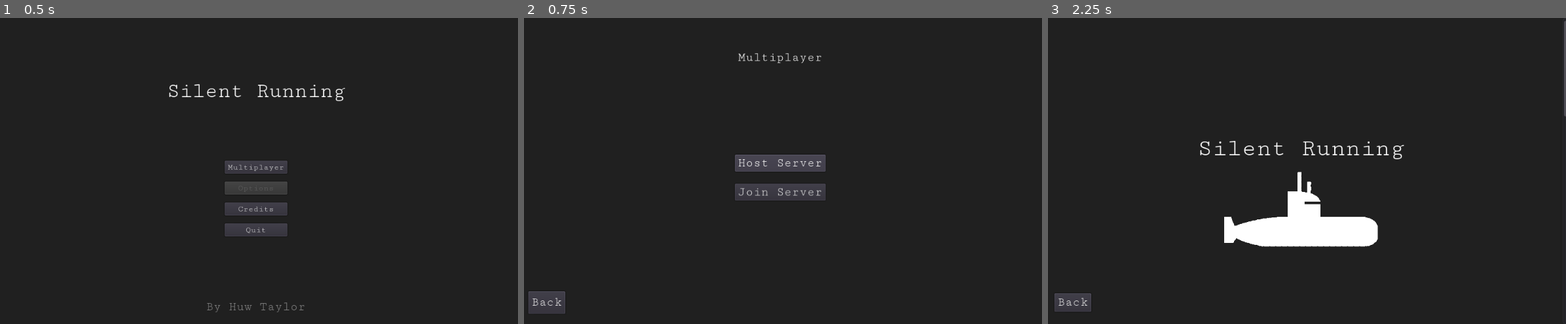
Above: before the commit, frames 1-3 (left to right).
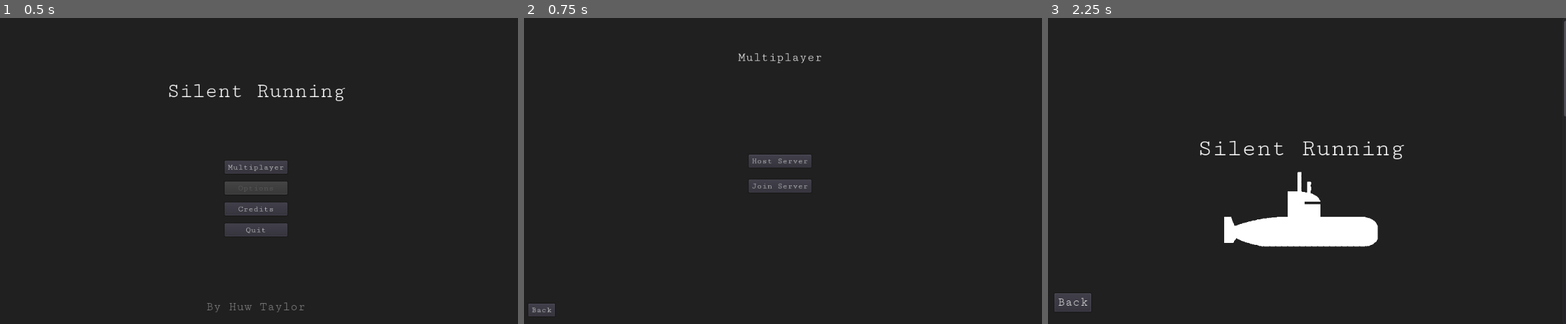
Above: after the commit, the same moments.

Repository: IMP1/silent-running-godot
Game: Godot game, scene res://scenes/Main.tscn
Same seed, same stepped clock (60 frames per second), same inputs: the game is played once before the commit and once after it.
Inputs:
- Up to frame 1 (0.5 s): no input
- Up to frame 2 (0.75 s): click "Multiplayer" at 0.5 s
- Up to frame 3 (2.25 s): click "Back" at 1.25 s; click "Credits" at 2 s

Frame 1 is identical in both runs. In frame 2, 1.9% of the frame differs, in the area x 0-59%, y 44-98%; in frame 3, nothing differs.
Error in both runs: Invalid get index '3' (on base: 'Array'). (res://Networking.gd:15)

Commit message:
Restructure controls in menu

Diff:
--- a/project/objects/Player.gd
+++ b/project/objects/Player.gd
@@ -95,10 +95,14 @@
 		# TODO: What is current secondary? Timer Mines, Proximity Mines, Decoy Mines, ...
 		# TODO: Use whatever it is!
 	# TODO: Remove debug map reveal
-	if Input.is_action_pressed("move_left") and \
-			event.is_action_pressed("toggle_silent_running") and \
-			Input.is_action_pressed("move_right"):
-		game_scene.reveal_map()
+	if Input.is_action_pressed("cycle_secondary_forward"):
+		var list : HBoxContainer = $HUD/GUI/Utilities/List
+		var last = list.get_child(list.get_child_count() - 1)
+		list.move_child(last, 0)
+	if Input.is_action_pressed("cycle_secondary_backward"):
+		var list : HBoxContainer = $HUD/GUI/Utilities/List
+		var first = list.get_child(0)
+		list.move_child(first, list.get_child_count() - 1)
 
 func toggle_silent_running(on):
 	if on:
--- a/project/objects/Player.tscn
+++ b/project/objects/Player.tscn
@@ -1,9 +1,12 @@
-[gd_scene load_steps=7 format=2]
+[gd_scene load_steps=11 format=2]
 
 [ext_resource path="res://sprites/sub.png" type="Texture" id=1]
 [ext_resource path="res://objects/Player.gd" type="Script" id=2]
 [ext_resource path="res://audio/impact.ogg" type="AudioStream" id=3]
 [ext_resource path="res://sprites/torpedo.png" type="Texture" id=4]
+[ext_resource path="res://sprites/mine_skull.png" type="Texture" id=5]
+[ext_resource path="res://sprites/mine_sound.png" type="Texture" id=6]
+[ext_resource path="res://sprites/mine_stun.png" type="Texture" id=7]
 
 [sub_resource type="Shader" id=1]
 code = "shader_type canvas_item;
@@ -21,6 +24,13 @@
 shader = SubResource( 1 )
 shader_param/progress = 0.5
 
+[sub_resource type="StyleBoxFlat" id=3]
+bg_color = Color( 0, 0, 0, 1 )
+border_width_left = 2
+border_width_top = 2
+border_width_right = 2
+border_width_bottom = 2
+
 [node name="Player" type="KinematicBody2D"]
 collision_layer = 2
 collision_mask = 15
@@ -97,4 +107,131 @@
 "_edit_use_anchors_": false
 }
 
+[node name="Utilities" type="HBoxContainer" parent="HUD/GUI"]
+anchor_right = 1.0
+margin_top = 16.0
+grow_horizontal = 2
+alignment = 1
+__meta__ = {
+"_edit_use_anchors_": false
+}
+
+[node name="Prev" type="Label" parent="HUD/GUI/Utilities"]
+margin_left = 414.0
+margin_top = 19.0
+margin_right = 422.0
+margin_bottom = 33.0
+text = "<"
+__meta__ = {
+"_edit_use_anchors_": false
+}
+
+[node name="List" type="HBoxContainer" parent="HUD/GUI/Utilities"]
+margin_left = 426.0
+margin_right = 598.0
+margin_bottom = 52.0
+grow_horizontal = 2
+grow_vertical = 2
+custom_constants/separation = 8
+alignment = 1
+__meta__ = {
+"_edit_use_anchors_": false
+}
+
+[node name="ExplosiveMine" type="PanelContainer" parent="HUD/GUI/Utilities/List"]
+margin_right = 52.0
+margin_bottom = 52.0
+grow_horizontal = 2
+grow_vertical = 2
+custom_styles/panel = SubResource( 3 )
+
+[node name="TextureRect" type="TextureRect" parent="HUD/GUI/Utilities/List/ExplosiveMine"]
+margin_left = 2.0
+margin_top = 2.0
+margin_right = 50.0
+margin_bottom = 50.0
+rect_min_size = Vector2( 48, 48 )
+texture = ExtResource( 5 )
+expand = true
+stretch_mode = 5
+
+[node name="DecoyMine" type="PanelContainer" parent="HUD/GUI/Utilities/List"]
+margin_left = 60.0
+margin_right = 112.0
+margin_bottom = 52.0
+grow_horizontal = 2
+grow_vertical = 2
+custom_styles/panel = SubResource( 3 )
+
+[node name="TextureRect" type="TextureRect" parent="HUD/GUI/Utilities/List/DecoyMine"]
+margin_left = 2.0
+margin_top = 2.0
+margin_right = 50.0
+margin_bottom = 50.0
+rect_min_size = Vector2( 48, 48 )
+texture = ExtResource( 6 )
+expand = true
+stretch_mode = 5
+
+[node name="StunMine" type="PanelContainer" parent="HUD/GUI/Utilities/List"]
+margin_left = 120.0
+margin_right = 172.0
+margin_bottom = 52.0
+grow_horizontal = 2
+grow_vertical = 2
+custom_styles/panel = SubResource( 3 )
+
+[node name="TextureRect" type="TextureRect" parent="HUD/GUI/Utilities/List/StunMine"]
+margin_left = 2.0
+margin_top = 2.0
+margin_right = 50.0
+margin_bottom = 50.0
+rect_min_size = Vector2( 48, 48 )
+texture = ExtResource( 7 )
+expand = true
+stretch_mode = 5
+
+[node name="Next" type="Label" parent="HUD/GUI/Utilities"]
+margin_left = 602.0
+margin_top = 19.0
+margin_right = 610.0
+margin_bottom = 33.0
+text = ">"
+
+[node name="Control" type="Control" parent="HUD/GUI"]
+anchor_right = 1.0
+__meta__ = {
+"_edit_use_anchors_": false
+}
+
+[node name="TextureRect" type="ColorRect" parent="HUD/GUI/Control"]
+margin_left = 426.0
+margin_top = 16.0
+margin_right = 478.0
+margin_bottom = 68.0
+color = Color( 0, 0, 0, 0.627451 )
+__meta__ = {
+"_edit_use_anchors_": false
+}
+
+[node name="TextureRect2" type="ColorRect" parent="HUD/GUI/Control"]
+margin_left = 546.0
+margin_top = 16.0
+margin_right = 598.0
+margin_bottom = 68.0
+color = Color( 0, 0, 0, 0.627451 )
+__meta__ = {
+"_edit_use_anchors_": false
+}
+
+[node name="TextureRect3" type="ColorRect" parent="HUD/GUI/Control"]
+margin_left = 486.0
+margin_top = 16.0
+margin_right = 538.0
+margin_bottom = 68.0
+color = Color( 0, 0, 0, 0 )
+__meta__ = {
+"_edit_use_anchors_": false
+}
+
 [connection signal="timeout" from="PassivePingTimer" to="." method="_on_PassivePingTimer"]
--- a/project/scenes/Game.gd
+++ b/project/scenes/Game.gd
@@ -37,6 +37,8 @@
 func _ready():
 	get_tree().connect("server_disconnected", self, "_server_disconnected")
 	get_tree().connect("network_peer_disconnected", self, "_player_disconnected")
+	for placeholder_player in $Players.get_children():
+		$Players.remove_child(placeholder_player)
 	$CanvasLayer/Menu.visible = false
 
 func _server_disconnected():
--- a/project/scenes/Game.tscn
+++ b/project/scenes/Game.tscn
@@ -1,16 +1,18 @@
-[gd_scene load_steps=7 format=2]
+[gd_scene load_steps=8 format=2]
 
 [ext_resource path="res://fonts/CutiveMono-Regular.ttf" type="DynamicFontData" id=1]
 [ext_resource path="res://scenes/Game.gd" type="Script" id=2]
 [ext_resource path="res://audio/cinematic-space-drone.ogg" type="AudioStream" id=3]
 [ext_resource path="res://scenes/GameMenu.gd" type="Script" id=4]
 [ext_resource path="res://levels/1.tscn" type="PackedScene" id=5]
+[ext_resource path="res://objects/Player.tscn" type="PackedScene" id=6]
 
 [sub_resource type="DynamicFont" id=1]
 size = 32
 font_data = ExtResource( 1 )
 
 [node name="Game" type="Node2D"]
+visible = false
 script = ExtResource( 2 )
 
 [node name="LevelContainer" type="Node2D" parent="."]
@@ -18,6 +20,8 @@
 [node name="Level" parent="LevelContainer" instance=ExtResource( 5 )]
 
 [node name="Players" type="Node2D" parent="."]
+
+[node name="Player" parent="Players" instance=ExtResource( 6 )]
 
 [node name="Sounds" type="Node2D" parent="."]
 
@@ -96,65 +100,128 @@
 margin_bottom = 328.0
 text = "Quit"
 
-[node name="Controls" type="VBoxContainer" parent="CanvasLayer/Menu"]
-anchor_top = 0.5
-anchor_bottom = 0.5
-margin_left = 120.0
-margin_top = -34.0
-margin_right = 240.0
-margin_bottom = 34.0
+[node name="Controls" type="Control" parent="CanvasLayer/Menu"]
+anchor_right = 1.0
+anchor_bottom = 1.0
 grow_horizontal = 2
 grow_vertical = 2
 mouse_filter = 2
-alignment = 1
-__meta__ = {
-"_edit_use_anchors_": false
-}
-
-[node name="Movement" type="Label" parent="CanvasLayer/Menu/Controls"]
+
+[node name="Movement" type="Control" parent="CanvasLayer/Menu/Controls"]
+anchor_left = 0.5
+anchor_top = 0.5
+anchor_right = 0.5
+anchor_bottom = 0.5
+grow_horizontal = 2
+grow_vertical = 2
+
+[node name="Up" type="Label" parent="CanvasLayer/Menu/Controls/Movement"]
+anchor_top = 1.0
+anchor_bottom = 1.0
+margin_left = -10.0
+margin_top = -40.0
+margin_right = 11.0
+margin_bottom = -26.0
+text = "[W]"
+align = 1
+valign = 2
+__meta__ = {
+"_edit_use_anchors_": false
+}
+
+[node name="Down" type="Label" parent="CanvasLayer/Menu/Controls/Movement"]
+margin_left = -6.0
+margin_top = 42.0
+margin_right = 9.0
+margin_bottom = 56.0
+text = "[S]"
+align = 1
+__meta__ = {
+"_edit_use_anchors_": false
+}
+
+[node name="Left" type="Label" parent="CanvasLayer/Menu/Controls/Movement"]
+anchor_left = 1.0
+anchor_right = 1.0
+margin_left = -65.0
+margin_top = 2.0
+margin_right = -48.0
+margin_bottom = 16.0
+text = "[A]"
+align = 2
+valign = 1
+__meta__ = {
+"_edit_use_anchors_": false
+}
+
+[node name="Right" type="Label" parent="CanvasLayer/Menu/Controls/Movement"]
+margin_left = 43.0
+margin_top = 4.0
+margin_right = 61.0
+margin_bottom = 18.0
+text = "[D]"
+valign = 1
+__meta__ = {
+"_edit_use_anchors_": false
+}
+
+[node name="Brake" type="Label" parent="CanvasLayer/Menu/Controls"]
+margin_top = 4.0
 margin_right = 177.0
-margin_bottom = 14.0
-text = "[WASD]: Move"
-__meta__ = {
-"_edit_use_anchors_": false
-}
-
-[node name="Brake" type="Label" parent="CanvasLayer/Menu/Controls"]
-margin_top = 18.0
+margin_bottom = 18.0
+text = "[SHIFT]: Brake"
+__meta__ = {
+"_edit_use_anchors_": false
+}
+
+[node name="Ping" type="Label" parent="CanvasLayer/Menu/Controls"]
+margin_top = 22.0
 margin_right = 177.0
-margin_bottom = 32.0
-text = "[SHIFT]: Brake"
-__meta__ = {
-"_edit_use_anchors_": false
-}
-
-[node name="Ping" type="Label" parent="CanvasLayer/Menu/Controls"]
-margin_top = 36.0
+margin_bottom = 36.0
+text = "[LMB]: Fire Ping"
+
+[node name="SilentRunning" type="Label" parent="CanvasLayer/Menu/Controls"]
+margin_top = 40.0
 margin_right = 177.0
-margin_bottom = 50.0
-text = "[LMB]: Fire Ping"
-
-[node name="SilentRunning" type="Label" parent="CanvasLayer/Menu/Controls"]
-margin_top = 54.0
-margin_right = 177.0
-margin_bottom = 68.0
+margin_bottom = 54.0
 text = "[TAB]: Toggle Silent Running"
 
 [node name="Torpedo" type="Label" parent="CanvasLayer/Menu/Controls"]
-margin_top = 72.0
-margin_right = 177.0
-margin_bottom = 86.0
-text = "[SPACE]: Fire Torpedo"
+margin_left = 37.0
+margin_top = 536.0
+margin_right = 84.0
+margin_bottom = 550.0
+text = "[SPACE]"
 __meta__ = {
 "_edit_use_anchors_": false
 }
 
 [node name="Mine" type="Label" parent="CanvasLayer/Menu/Controls"]
-margin_top = 90.0
-margin_right = 177.0
-margin_bottom = 104.0
-custom_colors/font_color = Color( 0.501961, 0.501961, 0.501961, 1 )
-text = "[E]: Drop Mine"
+margin_left = 505.0
+margin_top = 83.0
+margin_right = 520.0
+margin_bottom = 97.0
+text = "[E]"
+__meta__ = {
+"_edit_use_anchors_": false
+}
+
+[node name="MineNext" type="Label" parent="CanvasLayer/Menu/Controls"]
+margin_left = 598.0
+margin_top = 80.0
+margin_right = 614.0
+margin_bottom = 94.0
+text = "[2]"
+__meta__ = {
+"_edit_use_anchors_": false
+}
+
+[node name="MinePrev" type="Label" parent="CanvasLayer/Menu/Controls"]
+margin_left = 410.0
+margin_top = 80.0
+margin_right = 426.0
+margin_bottom = 94.0
+text = "[1]"
 __meta__ = {
 "_edit_use_anchors_": false
 }
--- a/project/scenes/Lobby.tscn
+++ b/project/scenes/Lobby.tscn
@@ -10,6 +10,9 @@
 size = 24
 font_data = ExtResource( 5 )
 
+[sub_resource type="DynamicFont" id=2]
+font_data = ExtResource( 5 )
+
 [sub_resource type="DynamicFont" id=4]
 font_data = ExtResource( 5 )
 
@@ -31,7 +34,6 @@
 }
 
 [node name="Multiplayer" type="Control" parent="."]
-visible = false
 anchor_right = 1.0
 anchor_bottom = 1.0
 script = ExtResource( 1 )
@@ -72,28 +74,28 @@
 }
 
 [node name="HostServer" type="Button" parent="Multiplayer/Buttons"]
-margin_right = 177.0
-margin_bottom = 33.0
-grow_horizontal = 2
-custom_fonts/font = SubResource( 3 )
+margin_right = 122.0
+margin_bottom = 25.0
+grow_horizontal = 2
+custom_fonts/font = SubResource( 2 )
 text = "Host Server"
 
 [node name="JoinServer" type="Button" parent="Multiplayer/Buttons"]
-margin_top = 57.0
-margin_right = 177.0
-margin_bottom = 90.0
-grow_horizontal = 2
-custom_fonts/font = SubResource( 3 )
+margin_top = 49.0
+margin_right = 122.0
+margin_bottom = 74.0
+grow_horizontal = 2
+custom_fonts/font = SubResource( 2 )
 text = "Join Server"
 
 [node name="Back" type="Button" parent="Multiplayer"]
 anchor_top = 1.0
 anchor_bottom = 1.0
 margin_left = 20.0
-margin_top = -64.0
+margin_top = -40.0
 margin_right = 12.0
 margin_bottom = -20.0
-custom_fonts/font = SubResource( 3 )
+custom_fonts/font = SubResource( 2 )
 text = "Back"
 __meta__ = {
 "_edit_use_anchors_": false
@@ -244,7 +246,7 @@
 margin_top = -20.0
 margin_right = 43.5
 grow_horizontal = 2
-custom_fonts/font = SubResource( 3 )
+custom_fonts/font = SubResource( 2 )
 text = "Start Game!"
 __meta__ = {
 "_edit_use_anchors_": false
@@ -254,16 +256,17 @@
 anchor_top = 1.0
 anchor_bottom = 1.0
 margin_left = 20.0
-margin_top = -64.0
+margin_top = -40.0
 margin_right = 92.0
 margin_bottom = -20.0
-custom_fonts/font = SubResource( 3 )
+custom_fonts/font = SubResource( 2 )
 text = "Back"
 __meta__ = {
 "_edit_use_anchors_": false
 }
 
 [node name="JoinServer" type="Control" parent="."]
+visible = false
 anchor_right = 1.0
 anchor_bottom = 1.0
 script = ExtResource( 4 )
@@ -313,9 +316,9 @@
 
 [node name="Connect" type="Button" parent="JoinServer/IP"]
 margin_left = 176.0
-margin_right = 248.0
+margin_right = 228.0
 margin_bottom = 40.0
-custom_fonts/font = SubResource( 3 )
+custom_fonts/font = SubResource( 2 )
 text = "Join"
 
 [node name="CurrentState" type="Label" parent="JoinServer"]
@@ -337,11 +340,11 @@
 anchor_top = 1.0
 anchor_bottom = 1.0
 margin_left = 20.0
-margin_top = -64.0
+margin_top = -40.0
 margin_right = 42.0
 margin_bottom = -20.0
 theme = SubResource( 6 )
-custom_fonts/font = SubResource( 3 )
+custom_fonts/font = SubResource( 2 )
 text = "Back"
 __meta__ = {
 "_edit_use_anchors_": false
Not shown: 1 places in project/scenes/Lobby.tscn that only renumber resources
